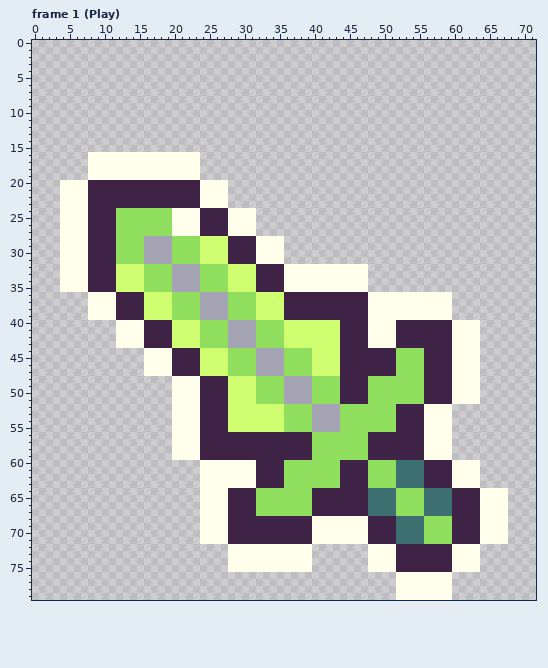
One commit to this pixel-art file: Resources/Item/sword20.aseprite. The picture above is the old version.
72x80 pixels, 5 frames. Shown: frame 1 (Play). The commit also changed other frames, which this record leaves out.
New version:
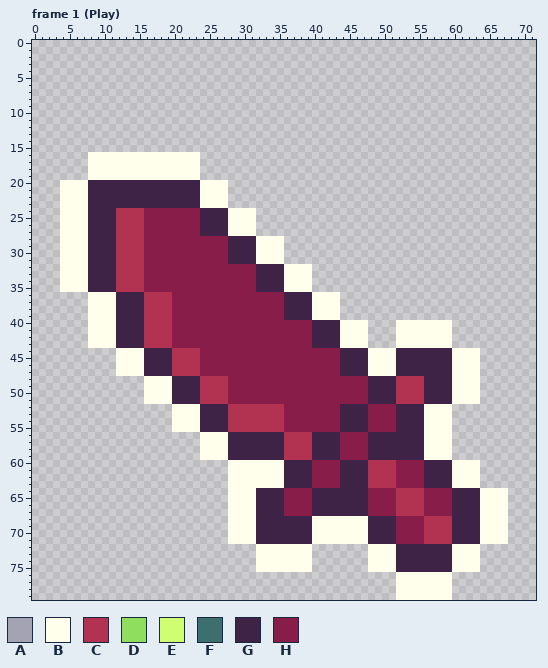
Palette (. is transparent): A #a3a3b4  B #ffffeb  C #b13251  D #8fde5d  E #cfff70  F #3d6e70  G #3e2347  H #881d4a
Diff:
Changed rows in their new state; - is an unchanged pixel.
Frame 1 (Play):
first column x 8:
24 ----CCCCHHHHHHHH----------------------------------------
25 ----CCCCHHHHHHHH----------------------------------------
26 ----CCCCHHHHHHHH----------------------------------------
27 ----CCCCHHHHHHHH----------------------------------------
28 ----CCCCHHHHHHHHHHHH------------------------------------
29 ----CCCCHHHHHHHHHHHH------------------------------------
30 ----CCCCHHHHHHHHHHHH------------------------------------
31 ----CCCCHHHHHHHHHHHH------------------------------------
32 ----CCCCHHHHHHHHHHHHHHHH--------........----------------
33 ----CCCCHHHHHHHHHHHHHHHH--------........----------------
34 ----CCCCHHHHHHHHHHHHHHHH--------........----------------
35 ----CCCCHHHHHHHHHHHHHHHH--------........----------------
36 --------CCCCHHHHHHHHHHHHHHHH----BBBB................----
37 --------CCCCHHHHHHHHHHHHHHHH----BBBB................----
38 --------CCCCHHHHHHHHHHHHHHHH----BBBB................----
39 --------CCCCHHHHHHHHHHHHHHHH----BBBB................----
40 BBBBGGGGCCCCHHHHHHHHHHHHHHHHHHHHGGGGBBBB....BBBBBBBB....
41 BBBBGGGGCCCCHHHHHHHHHHHHHHHHHHHHGGGGBBBB....BBBBBBBB....
42 BBBBGGGGCCCCHHHHHHHHHHHHHHHHHHHHGGGGBBBB....BBBBBBBB....
43 BBBBGGGGCCCCHHHHHHHHHHHHHHHHHHHHGGGGBBBB....BBBBBBBB....
44 ----BBBBGGGGCCCCHHHHHHHHHHHHHHHHHHHH----BBBBGGGG--------
45 ----BBBBGGGGCCCCHHHHHHHHHHHHHHHHHHHH----BBBBGGGG--------
46 ----BBBBGGGGCCCCHHHHHHHHHHHHHHHHHHHH----BBBBGGGG--------
47 ----BBBBGGGGCCCCHHHHHHHHHHHHHHHHHHHH----BBBBGGGG--------
48 --------BBBBGGGGCCCCHHHHHHHHHHHHHHHHHHHHGGGGCCCC--------
49 --------BBBBGGGGCCCCHHHHHHHHHHHHHHHHHHHHGGGGCCCC--------
50 --------BBBBGGGGCCCCHHHHHHHHHHHHHHHHHHHHGGGGCCCC--------
51 --------BBBBGGGGCCCCHHHHHHHHHHHHHHHHHHHHGGGGCCCC--------
52 --------------------CCCCCCCCHHHHHHHHGGGGHHHH------------
53 --------------------CCCCCCCCHHHHHHHHGGGGHHHH------------
54 --------------------CCCCCCCCHHHHHHHHGGGGHHHH------------
55 --------------------CCCCCCCCHHHHHHHHGGGGHHHH------------
56 ------------....BBBB--------CCCCGGGGHHHH----------------
57 ------------....BBBB--------CCCCGGGGHHHH----------------
58 ------------....BBBB--------CCCCGGGGHHHH----------------
59 ------------....BBBB--------CCCCGGGGHHHH----------------
60 ----------------....----BBBBGGGGHHHH----CCCCHHHH--------
61 ----------------....----BBBBGGGGHHHH----CCCCHHHH--------
62 ----------------....----BBBBGGGGHHHH----CCCCHHHH--------
63 ----------------....----BBBBGGGGHHHH----CCCCHHHH--------
64 ----------------....BBBBGGGGHHHH--------HHHHCCCCHHHH----
65 ----------------....BBBBGGGGHHHH--------HHHHCCCCHHHH----
66 ----------------....BBBBGGGGHHHH--------HHHHCCCCHHHH----
67 ----------------....BBBBGGGGHHHH--------HHHHCCCCHHHH----
68 ----------------....BBBB--------------------HHHHCCCC----
69 ----------------....BBBB--------------------HHHHCCCC----
70 ----------------....BBBB--------------------HHHHCCCC----
71 ----------------....BBBB--------------------HHHHCCCC----
72 --------------------....--------------------------------
73 --------------------....--------------------------------
74 --------------------....--------------------------------
75 --------------------....--------------------------------
Changed places in both pictures, as pixel boxes (x1, y1, x2, y2):
changed: (88, 208, 480, 572)
